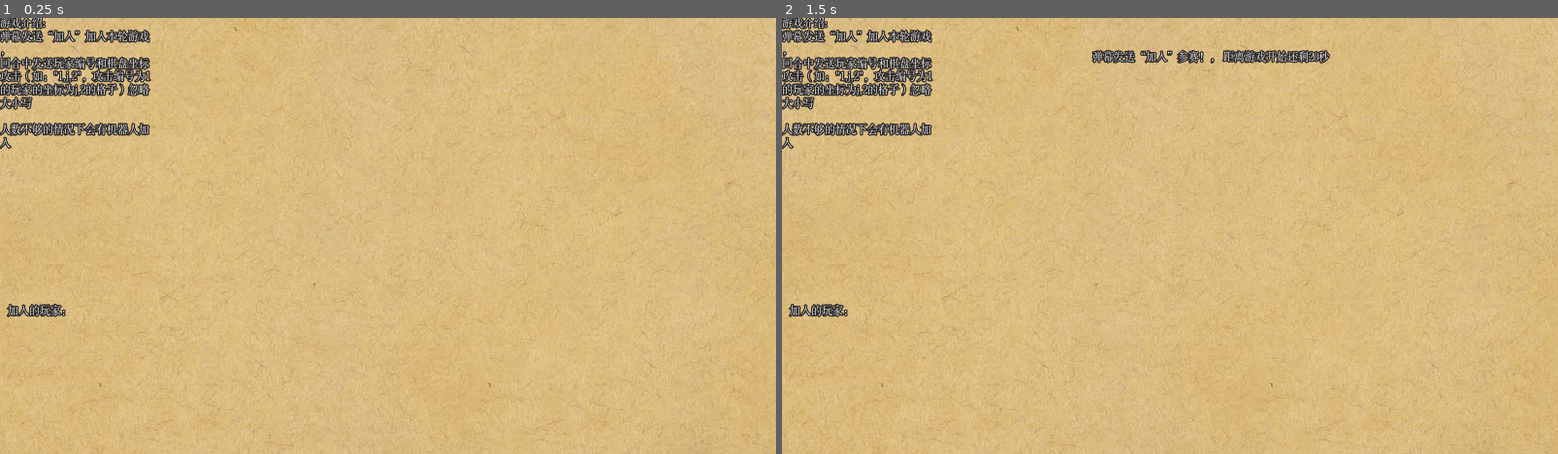
Above: before the commit, frames 1-2 (left to right).
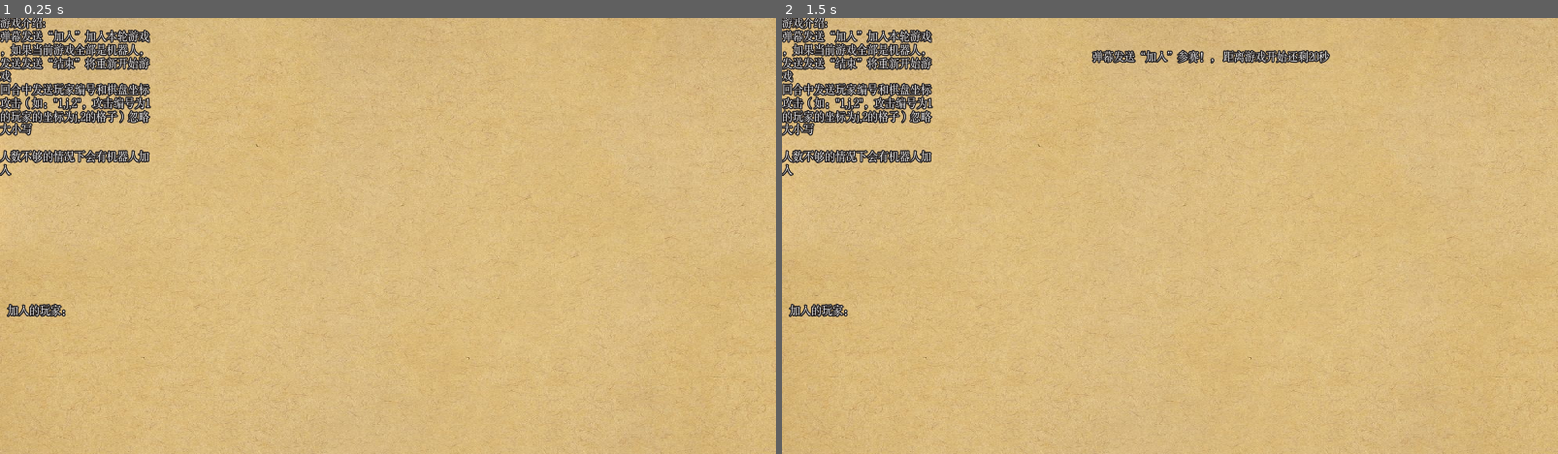
Above: after the commit, the same moments.

Repository: knil0o/tanmaku-battleship
Game: Godot game, scene res://MainScene.tscn
The game is run twice, just before and just after one commit, with the same random seed, the same clock (stepped at 60 frames per second) and the same inputs.
Inputs (mouse positions are in pixels of both pictures, inside the frame that each line leads up to):
- Up to frame 1 (0.25 s): no input
- Up to frame 2 (1.5 s): tap Enter at 0.5 s; move the mouse to (1340, 214) at 0.52 s; click (1340, 214) at 0.67 s; tap Space at 1.25 s; move the mouse to (1014, 257) at 1.27 s; click (1014, 257) at 1.42 s

The runs differ from the first frame. In frame 1, 4.2% of the frame differs, in the area x 0-100%, y 0-100%; in frame 2, 4.2%.

Commit message:
体验优化

Diff:
--- a/Controller/BiliController.gd
+++ b/Controller/BiliController.gd
@@ -12,6 +12,7 @@
 signal on_hit_pos(player_name, pos, target)
 signal on_player_in(player_name)
 signal on_error(message)
+signal on_force_start
 func _ready():
 	# Connect base signals to get notified of connection open, close, and errors.
 	_client.connect("connection_closed", self, "_closed")
@@ -58,6 +59,8 @@
 
 	if(content == "加入" || content == "jiaru"):
 		emit_signal("on_player_in", player_name)
+	elif(content == "结束" || content =="jieshu" || content=="jiesu"):
+		emit_signal("on_force_start")
 	elif(is_pos):
 		var pos_arr = content.split(",")
 		if(pos_arr.size() < 3):
--- a/HUD/HUD.tscn
+++ b/HUD/HUD.tscn
@@ -14,7 +14,7 @@
 margin_bottom = 136.0
 custom_fonts/font = ExtResource( 1 )
 text = "游戏介绍:
-弹幕发送“加入”加入本轮游戏，
+弹幕发送“加入”加入本轮游戏，如果当前游戏全部是机器人，发送发送“结束”将重新开始游戏
 回合中发送玩家编号和棋盘坐标攻击（如：\"1,j,2\"，攻击编号为1的玩家的坐标为j,2的格子）忽略大小写
 
 人数不够的情况下会有机器人加入"
--- a/MainScene.gd
+++ b/MainScene.gd
@@ -211,3 +211,8 @@
 
 	next_turn()
 	pass # Replace with function body.
+
+
+func _on_WsController_on_force_start():
+	if(Player.is_all_bot()):
+		get_tree().reload_current_scene()
--- a/MainScene.tscn
+++ b/MainScene.tscn
@@ -77,12 +77,12 @@
 controller = ExtResource( 2 )
 start_wait_time = 20
 cheess_board_offset = 400.0
-max_player_count = 4
+max_player_count = 3
 
 [node name="Bg" type="Sprite" parent="."]
 light_mask = 0
-position = Vector2( 648, 288 )
-scale = Vector2( 1.54945, 1.28622 )
+position = Vector2( 640, 372 )
+scale = Vector2( 1.29162, 0.77001 )
 texture = ExtResource( 10 )
 
 [node name="WaitPlayerTimer" type="Timer" parent="." groups=["start"]]
@@ -106,6 +106,7 @@
 
 [connection signal="timeout" from="WaitPlayerTimer" to="." method="_on_WaitPlayerTimer_timeout"]
 [connection signal="timeout" from="TurnTimer" to="." method="_on_TurnTimer_timeout"]
+[connection signal="on_force_start" from="WsController" to="." method="_on_WsController_on_force_start"]
 [connection signal="on_hit_pos" from="WsController" to="." method="_on_WsController_on_hit_pos"]
 [connection signal="on_player_in" from="WsController" to="." method="_on_WsController_on_player_in"]
 [connection signal="on_bot_hit" from="BotController" to="." method="_on_BotController_on_bot_hit"]
--- a/player/Player.gd
+++ b/player/Player.gd
@@ -78,3 +78,8 @@
 	players.sort_custom(Node, "random_compare")
 	print("sorted: ", players[0].index, players[players.size()-1].index)
 	return players
+func is_all_bot():
+	var all_bot = true
+	for player in players:
+		all_bot = (player.is_bot && all_bot)
+	return all_bot
Not shown, changed: export_presets.cfg
